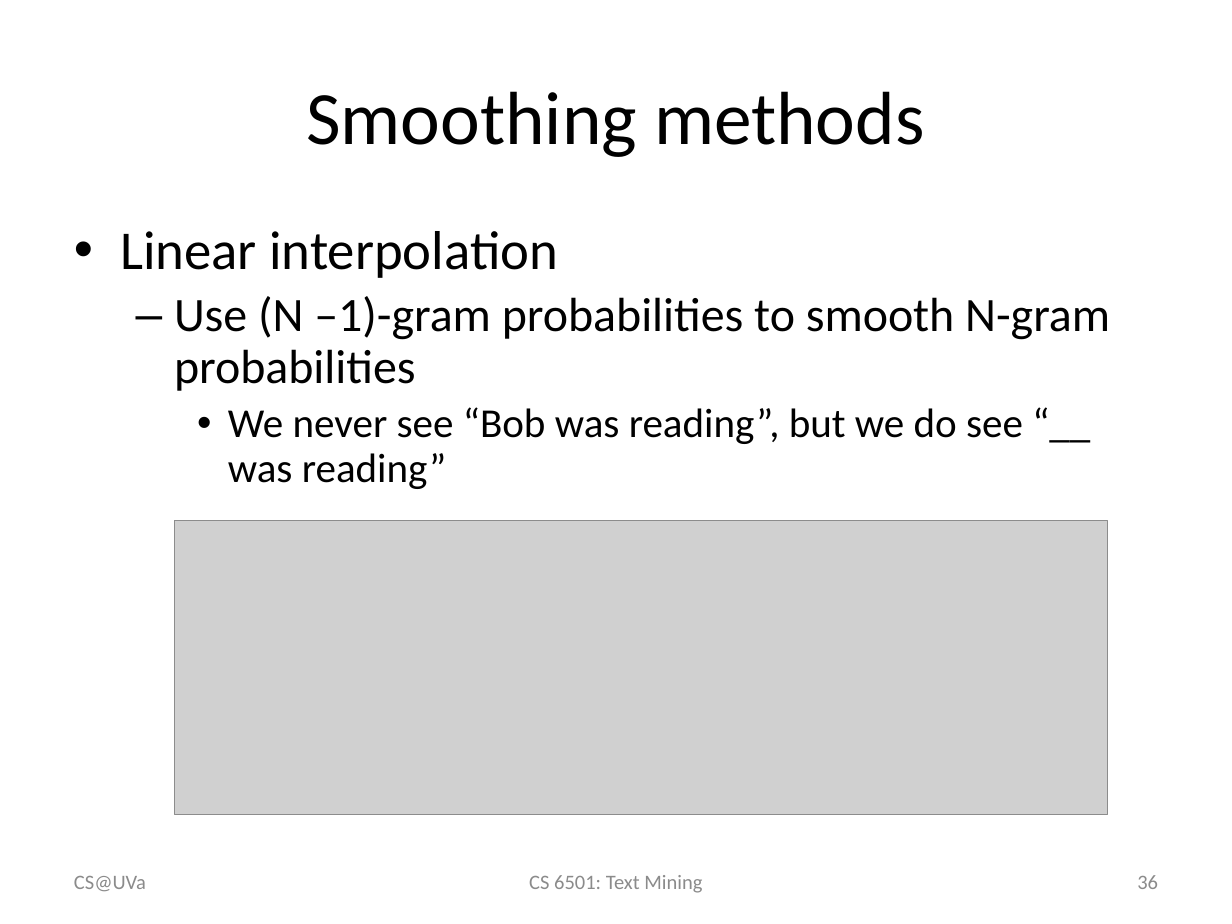
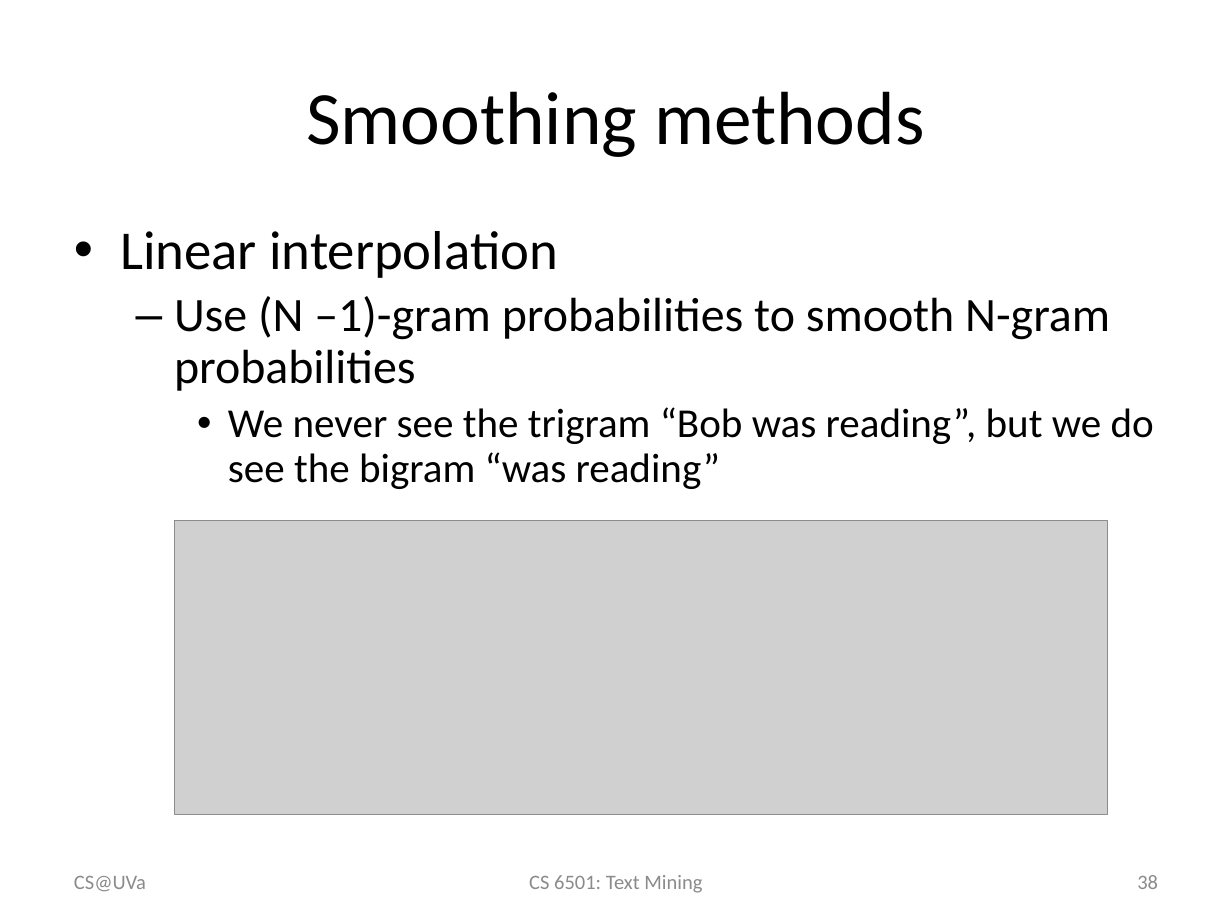
Before and after one commit to wang296/CS6501-Text-Mining, a slide deck: slide 38 of docs/Language Models.pptx (slide 36 before the commit). Drawn at 1232x924 pixels with LibreOffice and Linux fonts; fonts in the diff are those of the drawing; grey boxes stand for pictures. Boxes give left, top, right and bottom in pixels: in the first picture for what was removed or moved away, otherwise in the second. Text is boxed around its words. In the diff, an @@ line names an element or a change of style, - is before the commit and + after.

```diff
--- a/docs/Language Models.pptx
+++ b/docs/Language Models.pptx
@@ text at (228,407,1154,489): text changed @@
-    • We never see “Bob was reading”, but we do see “__ was reading”
+    • We never see the trigram “Bob was reading”, but we do see the bigram “was reading”
@@ page number at (1137,875,1158,889): text changed @@
-36
+38
```
Also in this commit, not shown: 5 other slides changed, 2 slides added, 2 other files.
